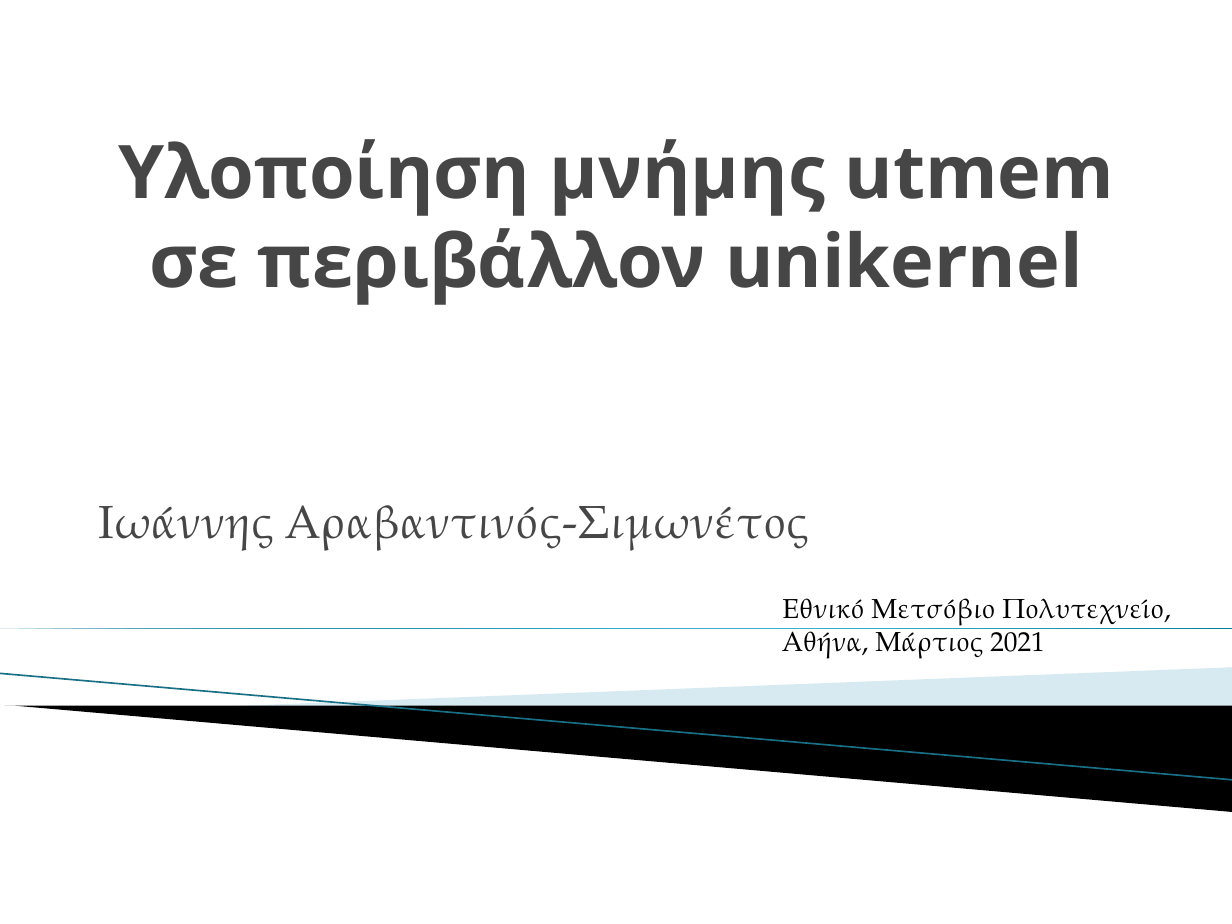
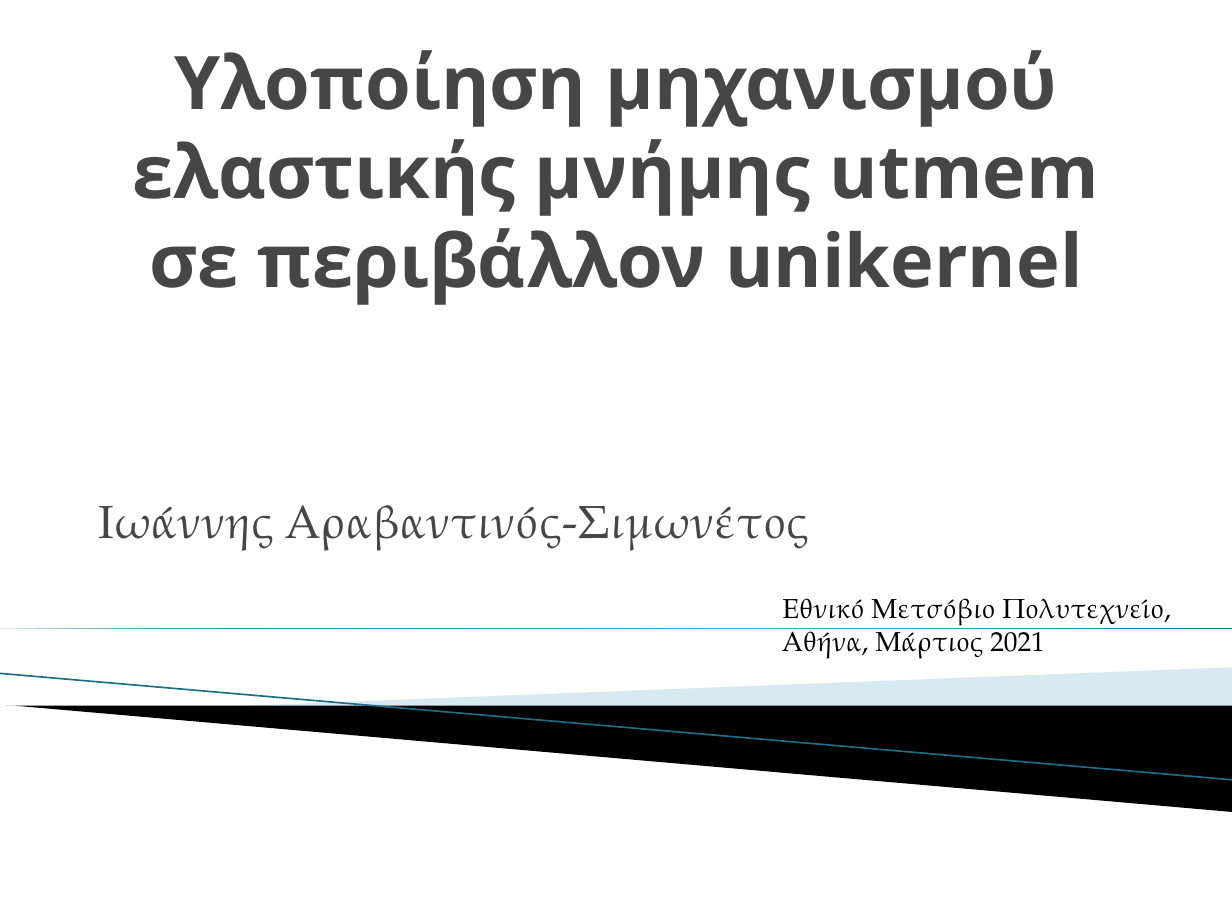
Before and after one commit to GiannhsAravantinos/ntua-diplwmatikh, a slide deck: slide 1 of paper/parousiasiDiplw.pptx. Drawn at 1232x924 pixels with LibreOffice and Linux fonts; fonts in the diff are those of the drawing; background and template pictures are left out. Boxes give left, top, right and bottom in pixels: in the first picture for what was removed or moved away, otherwise in the second. Text is boxed around its words. In the diff, an @@ line names an element or a change of style, - is before the commit and + after.

```diff
--- a/paper/parousiasiDiplw.pptx
+++ b/paper/parousiasiDiplw.pptx
@@ title at (x1=133, y1=50, x2=1100, y2=305): text changed @@
-Υλοποίηση μνήμης utmem σε περιβάλλον unikernel
+Υλοποίηση μηχανισμού ελαστικής μνήμης utmem σε περιβάλλον unikernel
```
Also in this commit, not shown: 30 other slides changed.
